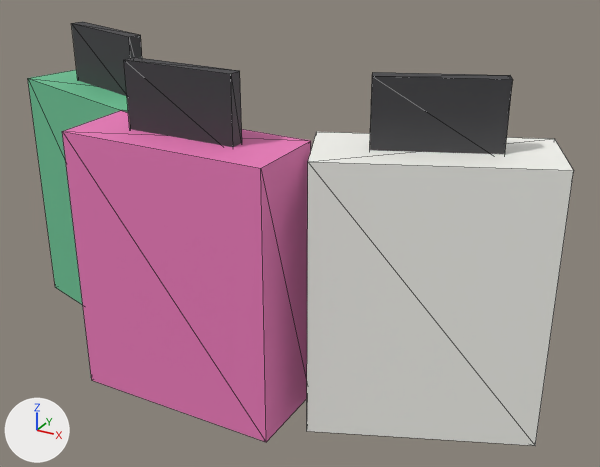
An edit to the glTF model dead-city/models/props/shopping_bags.glb, drawn before and after from the same camera.
One viewpoint serves both versions: a camera (50 mm lens) standing at (0.619, -0.821, 0.691) and looking at (0.098, 0.127, 0.217). The axes (+X, +Y, +Z) are drawn at lower left. The lights are the same throughout. The picture after the commit comes second. Mesh edges are drawn as thin lines. Vertices at exactly the same position are counted once.

Names of what the first picture shows: 'shopping_bags'.
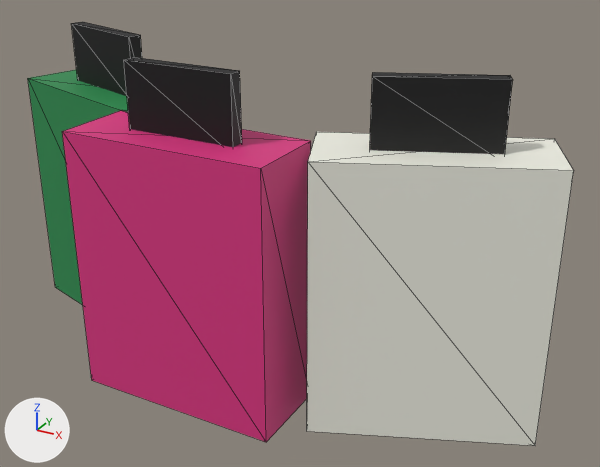
Where the change shows, as pixel boxes [x1, y1, x2, y2] in the pictures (600 x 467 px; the box of a moved part takes in the faces that stretch with it):
'shopping_bags', reshaped, recoloured, surface changed (darker)
    both: [28, 22, 574, 446]
part 1 of me_cube, moved or reshaped
    before: [71, 22, 142, 96]
    after: [370, 72, 513, 155]
part 2 of me_cube, moved or reshaped
    before: [307, 132, 574, 446]
    after: [28, 70, 128, 305]
part 3 of me_cube, moved or reshaped
    before: [370, 72, 513, 155]
    after: [307, 132, 574, 446]
part 4 of me_cube, moved or reshaped
    before: [28, 70, 128, 305]
    after: [71, 22, 142, 96]
part 5 of me_cube, recoloured (darker)
    both: [62, 111, 311, 442]
part 6 of me_cube, recoloured (darker)
    before: [71, 22, 513, 155]
    after: [124, 57, 574, 434]
part 7 of me_cube, recoloured
    before: [307, 132, 574, 434]
    after: [28, 70, 128, 305]
part 8 of me_cube, recoloured
    before: [28, 70, 128, 305]
    after: [71, 22, 142, 96]
part 9 of me_cube, surface changed (darker)
    both: [28, 22, 574, 442]

Edits to the bpy script that builds the scene:
```text
Add img_palette_shopping_bags:
    img_palette_shopping_bags = load_image('Palette_shopping_bags', '_unpacked/Palette_shopping_bags', 16, 16, 'sRGB')
Add mat_shopping_bags_matte_0_0:
    mat_shopping_bags_matte_0_0 = principled_material('shopping_bags_matte_0.0')
    mat_shopping_bags_matte_0_0.texture = img_palette_shopping_bags
    mat_shopping_bags_matte_0_0.roughness = 0.6
Change me_cube:
    where me_cube.from_pydata(...)  # 48 vertices, 72 faces; spans x -0.411..0.462, y -0.06..0.252, z 0.0..0.47
    used by ob_shopping_bags; location = (0.0, 0.0, 0.0)
    me_cube part 1: the loose piece of 8 vertices spanning x -0.329..-0.171, y 0.117..0.183, z 0.37..0.47 is turned 40.1 degrees about the z axis through its middle, then moved by (0.55, -0.05, 0.0)
    me_cube part 2: the loose piece of 8 vertices spanning x 0.138..0.462, y -0.014..0.214, z 0.0..0.38 is turned -40.1 degrees about the z axis through its middle, then moved by (-0.55, 0.05, 0.0)
    me_cube part 3
    me_cube.vertices[16].co: (0.23, 0.06, 0.37) -> (0.185, -0.014, 0.0)  # not seen -> pixel (306, 431)
    me_cube.vertices[17].co: (0.23, 0.06, 0.47) -> (0.185, -0.014, 0.38)  # pixel (372, 76) -> pixel (307, 161)
    me_cube.vertices[18].co: (0.222, 0.078, 0.37) -> (0.138, 0.097, 0.0)
    me_cube.vertices[19].co: (0.222, 0.078, 0.47) -> (0.138, 0.097, 0.38)  # pixel (372, 72) -> pixel (316, 131)
    me_cube.vertices[20].co: (0.378, 0.122, 0.37) -> (0.462, 0.103, 0.0)  # not seen -> pixel (535, 445)
    me_cube.vertices[21].co: (0.378, 0.122, 0.47) -> (0.462, 0.103, 0.38)  # pixel (512, 79) -> pixel (573, 170)
    me_cube.vertices[22].co: (0.37, 0.14, 0.37) -> (0.415, 0.214, 0.0)
    me_cube.vertices[23].co: (0.37, 0.14, 0.47) -> (0.415, 0.214, 0.38)  # pixel (510, 75) -> pixel (554, 138)
    me_cube part 4
    me_cube.vertices[40].co: (-0.411, 0.137, 0.0) -> (-0.329, 0.164, 0.37)  # pixel (55, 287) -> not seen
    me_cube.vertices[41].co: (-0.411, 0.137, 0.38) -> (-0.329, 0.164, 0.47)  # pixel (27, 78) -> pixel (71, 23)
    me_cube.vertices[42].co: (-0.376, 0.252, 0.0) -> (-0.323, 0.183, 0.37)
    me_cube.vertices[43].co: (-0.376, 0.252, 0.38) -> (-0.323, 0.183, 0.47)  # not seen -> pixel (82, 21)
    me_cube.vertices[44].co: (-0.124, 0.048, 0.0) -> (-0.177, 0.117, 0.37)
    me_cube.vertices[45].co: (-0.124, 0.048, 0.38) -> (-0.177, 0.117, 0.47)  # not seen -> pixel (128, 36)
    me_cube.vertices[46].co: (-0.089, 0.163, 0.0) -> (-0.171, 0.136, 0.37)
    me_cube.vertices[47].co: (-0.089, 0.163, 0.38) -> (-0.171, 0.136, 0.47)  # not seen -> pixel (140, 34)
    me_cube part 5: all 12 faces that had it switch from mat_bag0 (pink #ed7cbc) to mat_shopping_bags_matte_0_0 (picture img_palette_shopping_bags)
    me_cube part 6: all 36 faces that had it switch from mat_malldark (dark grey #3f3f42) to mat_shopping_bags_matte_0_0 (picture img_palette_shopping_bags)
    me_cube part 7: all 12 faces that had it switch from mat_bag1 (white #f9f9f3) to mat_shopping_bags_matte_0_0 (picture img_palette_shopping_bags)
    me_cube part 8: all 12 faces that had it switch from mat_bag2 (green #6cc495) to mat_shopping_bags_matte_0_0 (picture img_palette_shopping_bags)
    me_cube part 9: texture (UV) coordinates of 72 of 72 faces, centred in x -0.399..0.446, y -0.06..0.222, z 0.0..0.47, changed; they spanned u 0.12..0.88, v 0.0..1.0 and now span u 0.25..0.75, v 0.25..0.75
```
